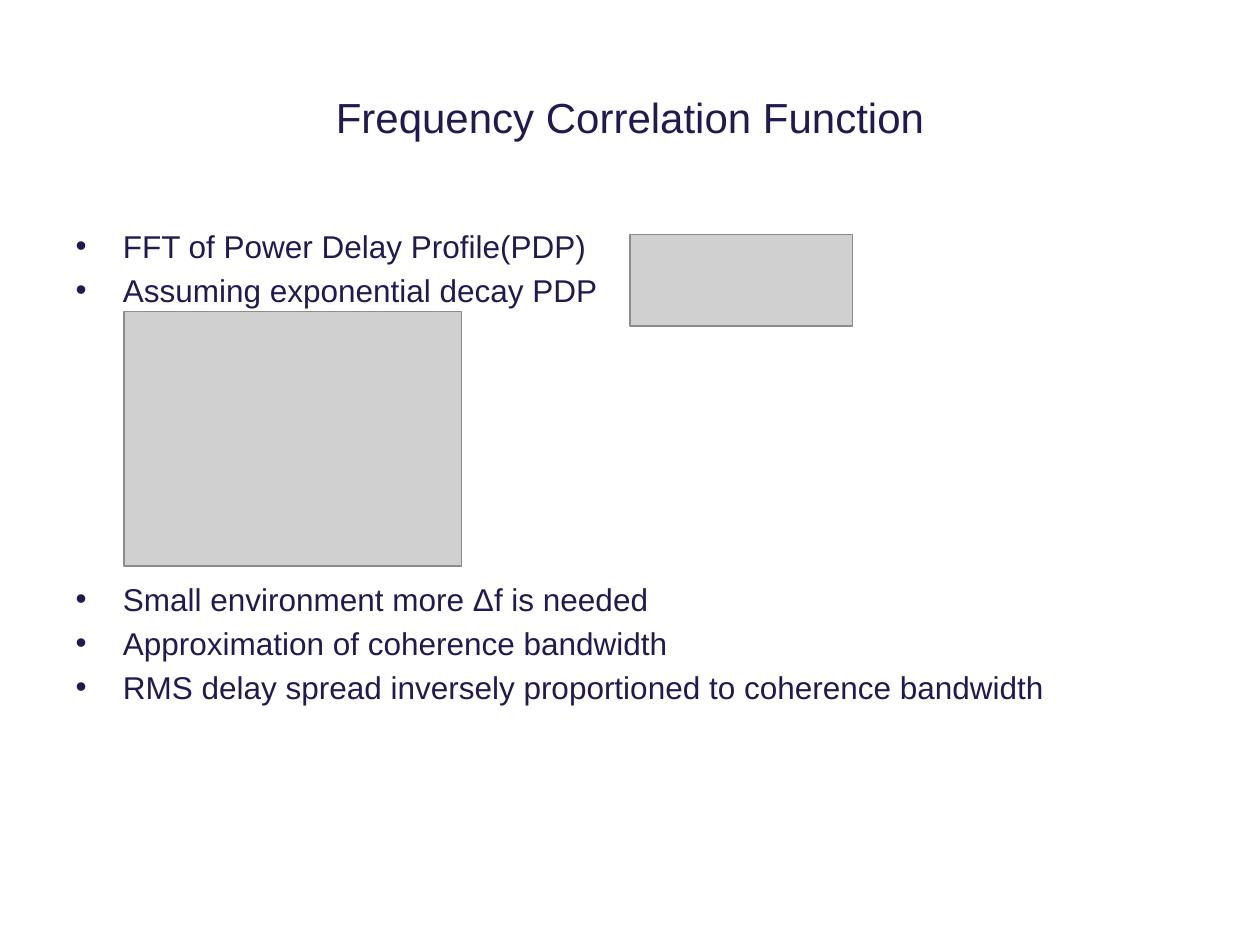
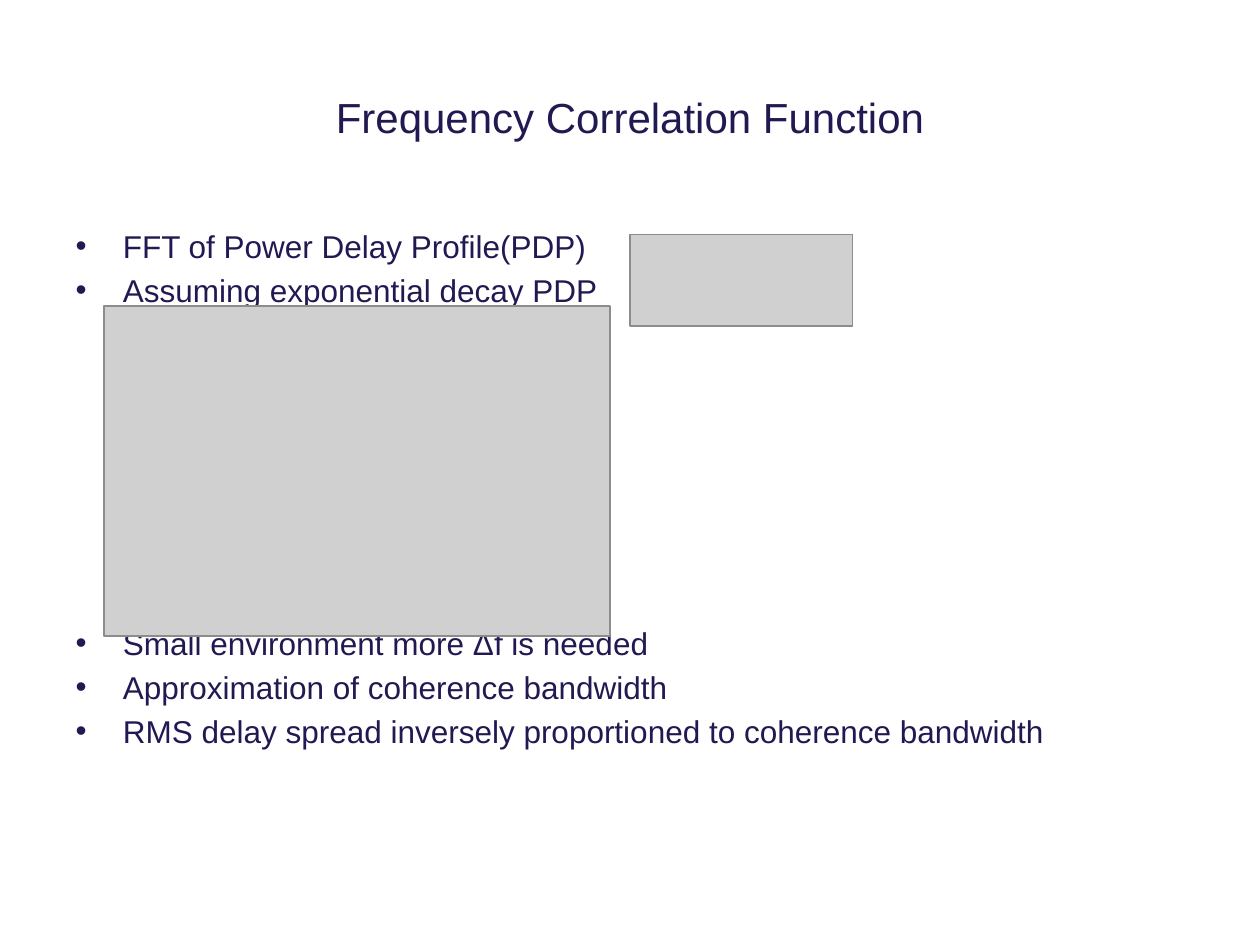
Before and after one commit to tkjj13/P8, a slide deck: slide 11 of ppt/premature ppt.pptx. Drawn at 1260x945 pixels with LibreOffice and Linux fonts; fonts in the diff are those of the drawing; grey boxes stand for pictures; background and template pictures are left out. Boxes give left, top, right and bottom in pixels: in the first picture for what was removed or moved away, otherwise in the second. Text is boxed around its words. In the diff, an @@ line names an element or a change of style, - is before the commit and + after.

```diff
--- a/ppt/premature ppt.pptx
+++ b/ppt/premature ppt.pptx
@@ text "FFT of Power Delay Profile(PDP)" rewrapped from (x1=123, y1=235, x2=1044, y2=705) to (x1=123, y1=235, x2=1044, y2=749) @@
@@ picture resized from (x1=123, y1=311, x2=461, y2=566) to (x1=105, y1=306, x2=611, y2=636) @@
```
Also in this commit, not shown: 2 other slides changed.
